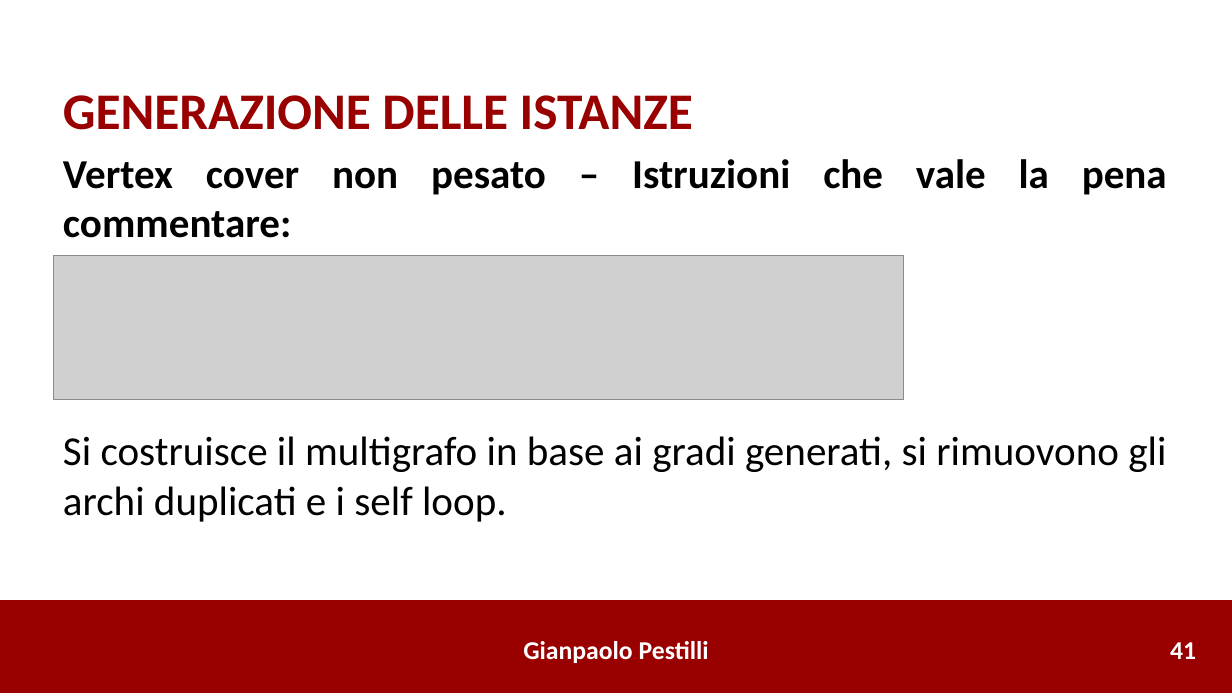
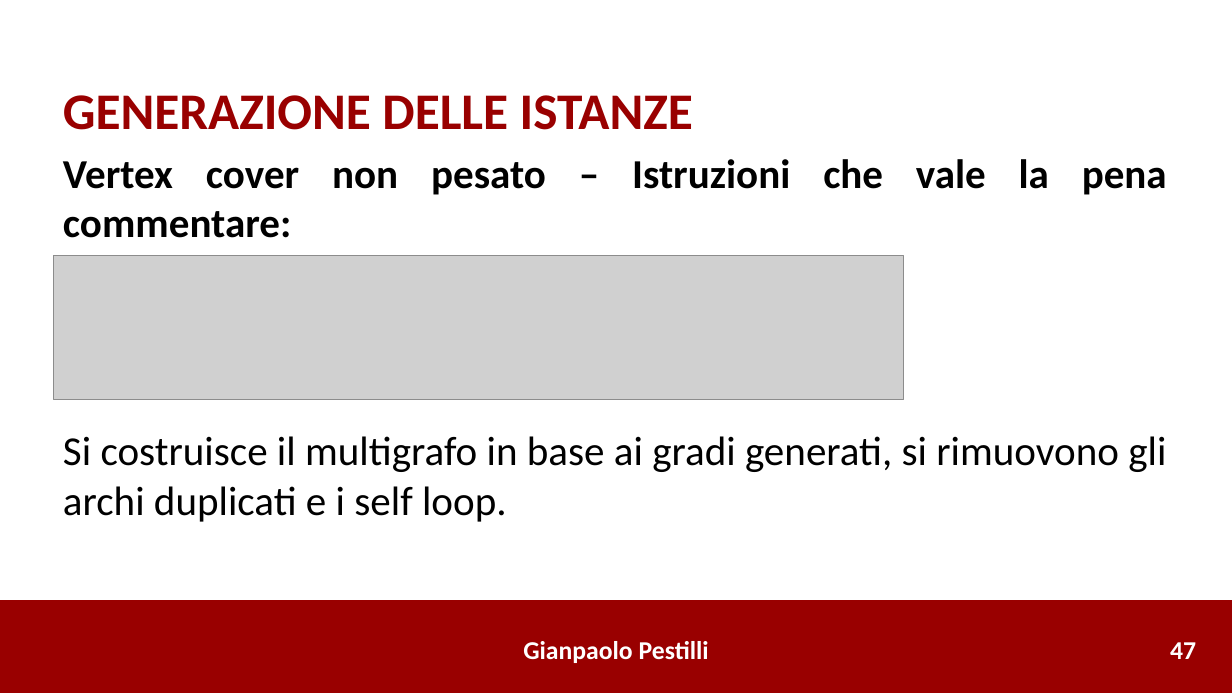
Before and after one commit to gianpaolo-pestilli/amod_project, a slide deck: slide 49 of Risultati_0386492.pptx. Drawn at 1232x693 pixels with LibreOffice and Linux fonts; fonts in the diff are those of the drawing; grey boxes stand for pictures. Boxes give left, top, right and bottom in pixels: in the first picture for what was removed or moved away, otherwise in the second. Text is boxed around its words. In the diff, an @@ line names an element or a change of style, - is before the commit and + after.

```diff
--- a/Risultati_0386492.pptx
+++ b/Risultati_0386492.pptx
@@ text at [1170, 642, 1196, 659]: text changed @@
-41
+47
```
Also in this commit, not shown: 14 other slides changed, 3 slides added.
